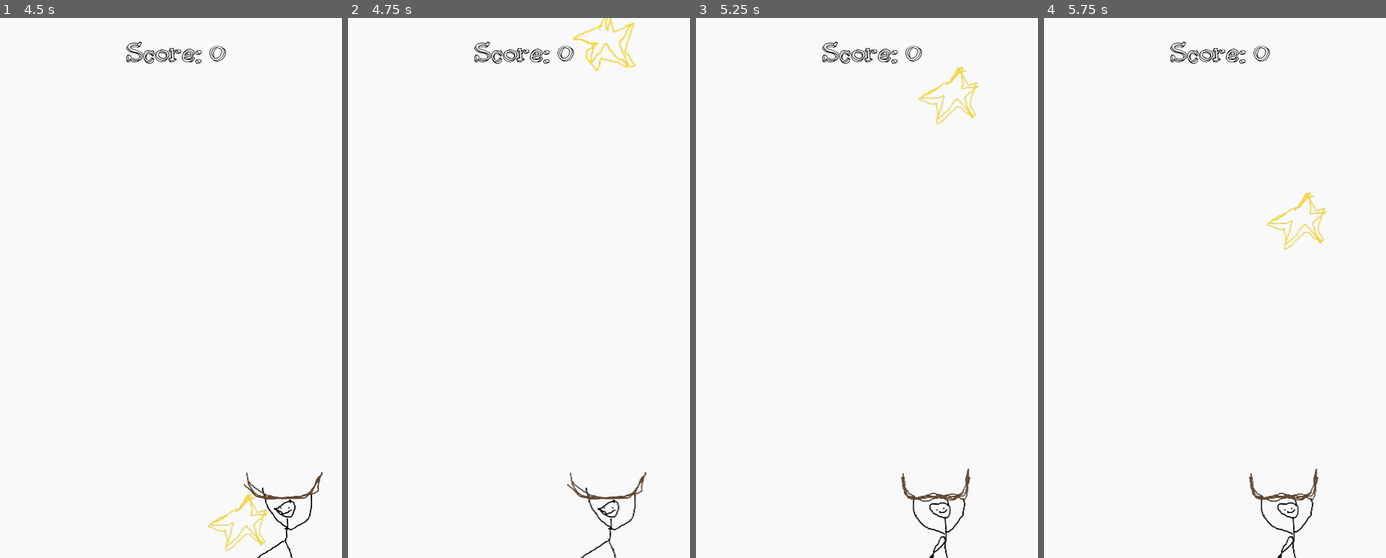
Above: before the commit, frames 1-4 (left to right).
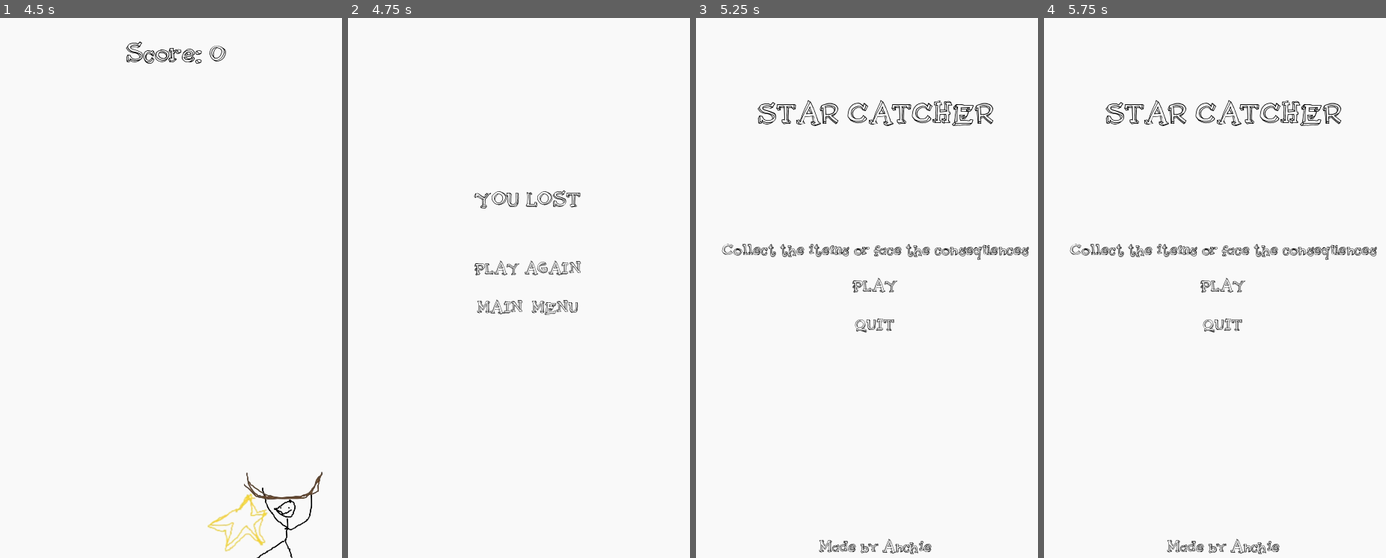
Above: after the commit, the same moments.

Repository: Anchiee/StarCatcher
Game: Godot game, scene res://scenes/Levels/Menu.tscn
Two runs of this game, one before a commit and one after it. Both use one fixed random seed, a clock stepped at 60 frames per second and the inputs below.
Inputs (mouse positions are in pixels of both pictures, inside the frame that each line leads up to):
- Up to frame 1 (4.5 s): click "PLAY" at 0.5 s; tap Enter at 1.25 s; hold D (right) 1.28-2.03 s; hold A (left) 2.03-2.78 s; hold D (right) 2.78-4.28 s; hold A (left) from 4.28 s (still down)
- Up to frame 2 (4.75 s): keep holding A (left)
- Up to frame 3 (5.25 s): release A (left) at 5 s; click (877, 309) at 5 s, where only the run after the commit has a clickable "MAIN MENU"
- Up to frame 4 (5.75 s): no input

Frame 1 is identical in both runs. In frame 2, 2.4% of the frame differs, in the area x 36-88%, y 0-100%; in frame 3, 4.0%; in frame 4, 4.0%, in the area x 7-98%, y 4-100%.

Commit message:
Implemented Lose mechanic

Diff:
--- /dev/null
+++ b/scenes/HUDs/Lose.tscn
@@ -0,0 +1,63 @@
+[gd_scene load_steps=3 format=3 uid="uid://by05umnc6m3mu"]
+
+[ext_resource type="Script" uid="uid://bfoyqaqnex682" path="res://scripts/HUDS/lose.gd" id="1_ma0xl"]
+[ext_resource type="FontFile" uid="uid://1pmo6i1lvaey" path="res://assets/fonts/Pijamas-ejPO.ttf" id="1_vwd5h"]
+
+[node name="Lose" type="CanvasLayer"]
+script = ExtResource("1_ma0xl")
+
+[node name="Label" type="Label" parent="."]
+anchors_preset = 8
+anchor_left = 0.5
+anchor_top = 0.5
+anchor_right = 0.5
+anchor_bottom = 0.5
+offset_left = -71.0
+offset_top = -139.0
+offset_right = 71.0
+offset_bottom = -98.0
+grow_horizontal = 2
+grow_vertical = 2
+theme_override_colors/font_color = Color(0, 0, 0, 1)
+theme_override_fonts/font = ExtResource("1_vwd5h")
+theme_override_font_sizes/font_size = 40
+text = "YOU LOST"
+
+[node name="InteractiveContainer" type="VBoxContainer" parent="."]
+anchors_preset = 8
+anchor_left = 0.5
+anchor_top = 0.5
+anchor_right = 0.5
+anchor_bottom = 0.5
+offset_left = -171.5
+offset_top = -46.0
+offset_right = 171.5
+offset_bottom = 46.0
+grow_horizontal = 2
+grow_vertical = 2
+theme_override_constants/separation = 13
+
+[node name="Play" type="Button" parent="InteractiveContainer"]
+layout_mode = 2
+focus_mode = 0
+theme_override_colors/font_color = Color(0, 0, 0, 1)
+theme_override_colors/font_pressed_color = Color(0.3764706, 0.3764706, 0.3764706, 1)
+theme_override_colors/font_hover_color = Color(0.22670722, 0.22670752, 0.22670802, 1)
+theme_override_fonts/font = ExtResource("1_vwd5h")
+theme_override_font_sizes/font_size = 30
+text = "PLAY AGAIN"
+flat = true
+
+[node name="Main Menu" type="Button" parent="InteractiveContainer"]
+layout_mode = 2
+focus_mode = 0
+theme_override_colors/font_color = Color(0, 0, 0, 1)
+theme_override_colors/font_pressed_color = Color(0.3764706, 0.3764706, 0.3764706, 1)
+theme_override_colors/font_hover_color = Color(0.22745098, 0.22745098, 0.22745098, 1)
+theme_override_fonts/font = ExtResource("1_vwd5h")
+theme_override_font_sizes/font_size = 30
+text = "MAIN  MENU"
+flat = true
+
+[connection signal="pressed" from="InteractiveContainer/Play" to="." method="_on_play_pressed"]
+[connection signal="pressed" from="InteractiveContainer/Main Menu" to="." method="_on_main_menu_pressed"]
--- a/scenes/Levels/Game.tscn
+++ b/scenes/Levels/Game.tscn
@@ -1,9 +1,10 @@
-[gd_scene load_steps=6 format=3 uid="uid://sw8v2c4e1hel"]
+[gd_scene load_steps=7 format=3 uid="uid://sw8v2c4e1hel"]
 
 [ext_resource type="Script" uid="uid://bmo0jxjevon1t" path="res://scripts/levels/game.gd" id="1_jkhre"]
 [ext_resource type="PackedScene" uid="uid://d1iyo5e7r7ki8" path="res://scenes/Objects/Star.tscn" id="2_hmkul"]
 [ext_resource type="PackedScene" uid="uid://doxk5ebwq510y" path="res://scenes/Objects/Player.tscn" id="3_wp50s"]
 [ext_resource type="PackedScene" uid="uid://dyb4kuje21an7" path="res://scenes/HUDs/Game.tscn" id="4_hmkul"]
+[ext_resource type="PackedScene" uid="uid://by05umnc6m3mu" path="res://scenes/HUDs/Lose.tscn" id="5_wp50s"]
 
 [sub_resource type="Curve2D" id="Curve2D_cpr0p"]
 _data = {
@@ -31,7 +32,10 @@
 [node name="PathFollow2D" type="PathFollow2D" parent="Path2D"]
 position = Vector2(9.691864, 16.99649)
 
-[node name="CanvasLayer" parent="." instance=ExtResource("4_hmkul")]
+[node name="GameHUD" parent="." instance=ExtResource("4_hmkul")]
 
-[connection signal="collect" from="Player" to="CanvasLayer" method="_on_player_collect"]
+[node name="LoseHUD" parent="." instance=ExtResource("5_wp50s")]
+visible = false
+
+[connection signal="collect" from="Player" to="GameHUD" method="_on_player_collect"]
 [connection signal="timeout" from="CollectableTimer" to="." method="_on_collectable_timer_timeout"]
--- /dev/null
+++ b/scripts/HUDS/lose.gd
@@ -0,0 +1,19 @@
+extends CanvasLayer
+
+
+# Called when the node enters the scene tree for the first time.
+func _ready() -> void:
+	pass # Replace with function body.
+
+
+# Called every frame. 'delta' is the elapsed time since the previous frame.
+func _process(_delta: float) -> void:
+	pass
+
+
+func _on_play_pressed() -> void:
+	get_tree().change_scene_to_file("res://scenes/Levels/Game.tscn")
+
+
+func _on_main_menu_pressed() -> void:
+	get_tree().change_scene_to_file("res://scenes/Levels/Menu.tscn")
--- a/scripts/levels/game.gd
+++ b/scripts/levels/game.gd
@@ -17,5 +17,12 @@
 	var spawn_location = $Path2D/PathFollow2D
 	spawn_location.progress_ratio = randf()
 
+	item.lose.connect(on_star_lose)
 	item.position = spawn_location.position
 	add_child(item)
+
+func on_star_lose():
+	$GameHUD.hide()
+	$LoseHUD.show()
+	$CollectableTimer.stop()
+	$Player.queue_free()
--- a/scripts/objects/star.gd
+++ b/scripts/objects/star.gd
@@ -1,5 +1,7 @@
 extends Node
 @export var popup_label: PackedScene
+
+signal lose
 
 # Called when the node enters the scene tree for the first time.
 func _ready() -> void:
@@ -12,4 +14,5 @@
 
 
 func _on_visible_on_screen_notifier_2d_screen_exited() -> void:
+	lose.emit()
 	queue_free()
Not shown, added: scripts/HUDS/lose.gd.uid
